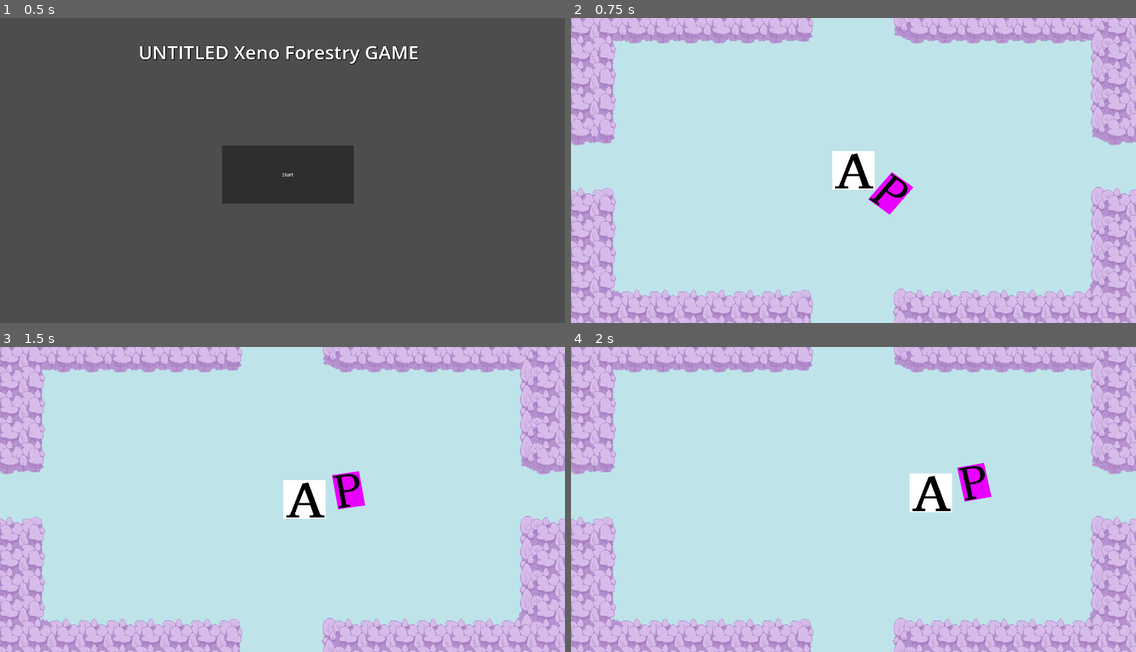
Above: before the commit, frames 1-4 (two rows, left to right).
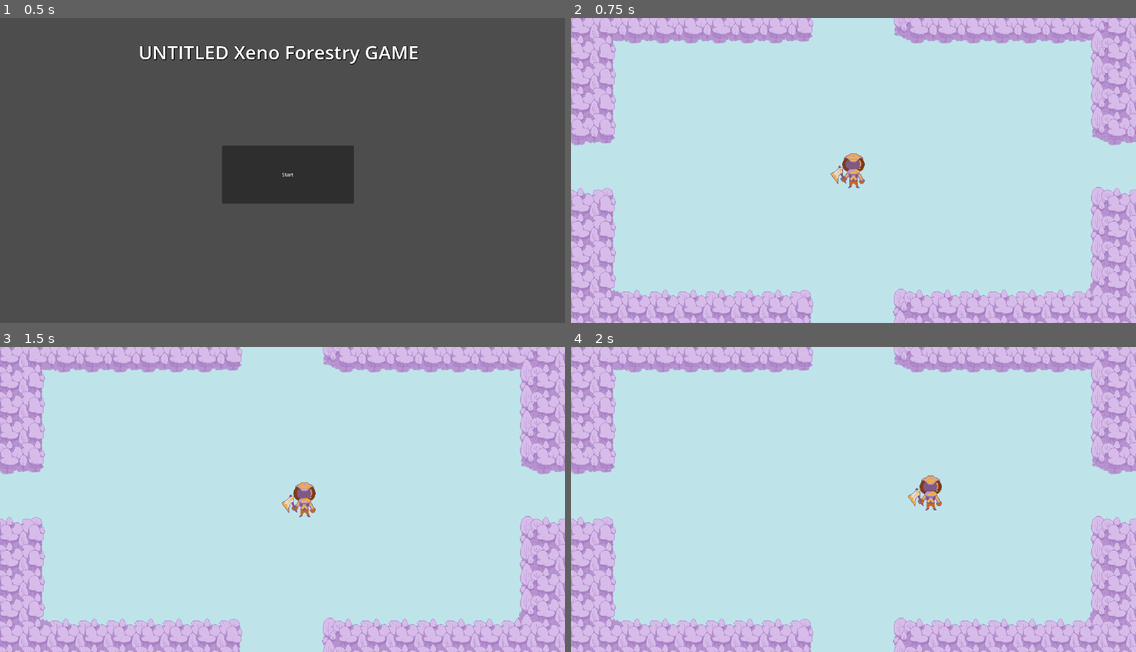
Above: after the commit, the same moments.

Repository: ErdrickBelmont/Buddy_Jam_2024_Team_4
Game: Godot game, scene res://scenes/start_screen.tscn
The game is run twice, just before and just after one commit, with the same random seed, the same clock (stepped at 60 frames per second) and the same inputs.
Inputs (mouse positions are in pixels of both pictures, inside the frame that each line leads up to):
- Up to frame 1 (0.5 s): no input
- Up to frame 2 (0.75 s): click "Start" at 0.5 s
- Up to frame 3 (1.5 s): tap Enter at 1.25 s; move the mouse to (406, 484) at 1.27 s; hold D (ui_right) from 1.28 s (still down); click (406, 484) at 1.35 s
- Up to frame 4 (2 s): keep holding D (ui_right); tap W (ui_up) at 1.52 s

Frame 1 is identical in both runs. In frame 2, 1.5% of the frame differs, in the area x 45-61%, y 43-65%; in frame 3, 1.5%; in frame 4, 1.6%, in the area x 59-75%, y 37-55%.

Commit message:
import player animations

Diff:
--- a/BuddyJam2023_Tree_Game/assets/tilemap/forest-bg/tileset_forest-bg.tres
+++ b/BuddyJam2023_Tree_Game/assets/tilemap/forest-bg/tileset_forest-bg.tres
@@ -110,7 +110,6 @@
 5:2/0/physics_layer_0/linear_velocity = Vector2(0, 0)
 5:2/0/physics_layer_0/angular_velocity = 0.0
 5:2/0/terrains_peering_bit/bottom_left_corner = 1
-5:2/0/terrains_peering_bit/top_right_corner = 1
 
 [sub_resource type="TileSetAtlasSource" id="TileSetAtlasSource_bc0mr"]
 texture = ExtResource("1")
--- a/BuddyJam2023_Tree_Game/scenes/Player.tscn
+++ b/BuddyJam2023_Tree_Game/scenes/Player.tscn
@@ -1,12 +1,393 @@
-[gd_scene load_steps=8 format=3 uid="uid://dd8kuirq1mqtj"]
+[gd_scene load_steps=22 format=3 uid="uid://dd8kuirq1mqtj"]
 
 [ext_resource type="Script" path="res://scripts/player_movement_script.gd" id="1_yfync"]
-[ext_resource type="Texture2D" uid="uid://bm70egjf2gsn6" path="res://assets/sprites/A.jpg" id="2_6s85g"]
+[ext_resource type="Texture2D" uid="uid://idlaemrjsuo2" path="res://assets/sprites/player-sheet.png" id="2_5q48r"]
 [ext_resource type="Script" path="res://scripts/rotateScript.gd" id="3_to5mm"]
 [ext_resource type="Texture2D" uid="uid://b0248501jsv3j" path="res://assets/sprites/P.jpg" id="4_dnj0p"]
 
 [sub_resource type="RectangleShape2D" id="RectangleShape2D_oh4fp"]
-size = Vector2(144, 143)
+size = Vector2(50.5, 115.047)
+
+[sub_resource type="Animation" id="Animation_5ha5c"]
+length = 0.1
+loop_mode = 1
+tracks/0/type = "value"
+tracks/0/imported = false
+tracks/0/enabled = true
+tracks/0/path = NodePath(".:visible")
+tracks/0/interp = 1
+tracks/0/loop_wrap = false
+tracks/0/keys = {
+"times": PackedFloat32Array(0),
+"transitions": PackedFloat32Array(1),
+"update": 1,
+"values": [true]
+}
+tracks/1/type = "value"
+tracks/1/imported = false
+tracks/1/enabled = true
+tracks/1/path = NodePath(".:frame")
+tracks/1/interp = 1
+tracks/1/loop_wrap = false
+tracks/1/keys = {
+"times": PackedFloat32Array(0),
+"transitions": PackedFloat32Array(1),
+"update": 1,
+"values": [0]
+}
+
+[sub_resource type="Animation" id="Animation_1j088"]
+length = 0.1
+loop_mode = 1
+tracks/0/type = "value"
+tracks/0/imported = false
+tracks/0/enabled = true
+tracks/0/path = NodePath(".:visible")
+tracks/0/interp = 1
+tracks/0/loop_wrap = false
+tracks/0/keys = {
+"times": PackedFloat32Array(0),
+"transitions": PackedFloat32Array(1),
+"update": 1,
+"values": [true]
+}
+tracks/1/type = "value"
+tracks/1/imported = false
+tracks/1/enabled = true
+tracks/1/path = NodePath(".:frame")
+tracks/1/interp = 1
+tracks/1/loop_wrap = false
+tracks/1/keys = {
+"times": PackedFloat32Array(0),
+"transitions": PackedFloat32Array(1),
+"update": 1,
+"values": [1]
+}
+
+[sub_resource type="Animation" id="Animation_e81ut"]
+length = 0.1
+loop_mode = 1
+tracks/0/type = "value"
+tracks/0/imported = false
+tracks/0/enabled = true
+tracks/0/path = NodePath(".:visible")
+tracks/0/interp = 1
+tracks/0/loop_wrap = false
+tracks/0/keys = {
+"times": PackedFloat32Array(0),
+"transitions": PackedFloat32Array(1),
+"update": 1,
+"values": [true]
+}
+tracks/1/type = "value"
+tracks/1/imported = false
+tracks/1/enabled = true
+tracks/1/path = NodePath(".:frame")
+tracks/1/interp = 1
+tracks/1/loop_wrap = false
+tracks/1/keys = {
+"times": PackedFloat32Array(0),
+"transitions": PackedFloat32Array(1),
+"update": 1,
+"values": [2]
+}
+
+[sub_resource type="Animation" id="Animation_6hd46"]
+length = 0.1
+loop_mode = 1
+tracks/0/type = "value"
+tracks/0/imported = false
+tracks/0/enabled = true
+tracks/0/path = NodePath(".:visible")
+tracks/0/interp = 1
+tracks/0/loop_wrap = false
+tracks/0/keys = {
+"times": PackedFloat32Array(0),
+"transitions": PackedFloat32Array(1),
+"update": 1,
+"values": [true]
+}
+tracks/1/type = "value"
+tracks/1/imported = false
+tracks/1/enabled = true
+tracks/1/path = NodePath(".:frame")
+tracks/1/interp = 1
+tracks/1/loop_wrap = false
+tracks/1/keys = {
+"times": PackedFloat32Array(0),
+"transitions": PackedFloat32Array(1),
+"update": 1,
+"values": [3]
+}
+
+[sub_resource type="Animation" id="Animation_cu8bn"]
+length = 0.8
+loop_mode = 1
+tracks/0/type = "value"
+tracks/0/imported = false
+tracks/0/enabled = true
+tracks/0/path = NodePath(".:visible")
+tracks/0/interp = 1
+tracks/0/loop_wrap = false
+tracks/0/keys = {
+"times": PackedFloat32Array(0),
+"transitions": PackedFloat32Array(1),
+"update": 1,
+"values": [true]
+}
+tracks/1/type = "value"
+tracks/1/imported = false
+tracks/1/enabled = true
+tracks/1/path = NodePath(".:frame")
+tracks/1/interp = 1
+tracks/1/loop_wrap = false
+tracks/1/keys = {
+"times": PackedFloat32Array(0, 0.1, 0.2, 0.3, 0.4, 0.5, 0.6, 0.7),
+"transitions": PackedFloat32Array(1, 1, 1, 1, 1, 1, 1, 1),
+"update": 1,
+"values": [4, 5, 6, 7, 8, 9, 10, 11]
+}
+
+[sub_resource type="Animation" id="Animation_jebct"]
+length = 0.8
+loop_mode = 1
+tracks/0/type = "value"
+tracks/0/imported = false
+tracks/0/enabled = true
+tracks/0/path = NodePath(".:visible")
+tracks/0/interp = 1
+tracks/0/loop_wrap = false
+tracks/0/keys = {
+"times": PackedFloat32Array(0),
+"transitions": PackedFloat32Array(1),
+"update": 1,
+"values": [true]
+}
+tracks/1/type = "value"
+tracks/1/imported = false
+tracks/1/enabled = true
+tracks/1/path = NodePath(".:frame")
+tracks/1/interp = 1
+tracks/1/loop_wrap = false
+tracks/1/keys = {
+"times": PackedFloat32Array(0, 0.1, 0.2, 0.3, 0.4, 0.5, 0.6, 0.7),
+"transitions": PackedFloat32Array(1, 1, 1, 1, 1, 1, 1, 1),
+"update": 1,
+"values": [12, 13, 14, 15, 16, 17, 18, 19]
+}
+
+[sub_resource type="Animation" id="Animation_jl3bf"]
+length = 0.8
+loop_mode = 1
+tracks/0/type = "value"
+tracks/0/imported = false
+tracks/0/enabled = true
+tracks/0/path = NodePath(".:visible")
+tracks/0/interp = 1
+tracks/0/loop_wrap = false
+tracks/0/keys = {
+"times": PackedFloat32Array(0),
+"transitions": PackedFloat32Array(1),
+"update": 1,
+"values": [true]
+}
+tracks/1/type = "value"
+tracks/1/imported = false
+tracks/1/enabled = true
+tracks/1/path = NodePath(".:frame")
+tracks/1/interp = 1
+tracks/1/loop_wrap = false
+tracks/1/keys = {
+"times": PackedFloat32Array(0, 0.1, 0.2, 0.3, 0.4, 0.5, 0.6, 0.7),
+"transitions": PackedFloat32Array(1, 1, 1, 1, 1, 1, 1, 1),
+"update": 1,
+"values": [20, 21, 22, 23, 24, 25, 26, 27]
+}
+
+[sub_resource type="Animation" id="Animation_ytdf0"]
+length = 0.8
+loop_mode = 1
+tracks/0/type = "value"
+tracks/0/imported = false
+tracks/0/enabled = true
+tracks/0/path = NodePath(".:visible")
+tracks/0/interp = 1
+tracks/0/loop_wrap = false
+tracks/0/keys = {
+"times": PackedFloat32Array(0),
+"transitions": PackedFloat32Array(1),
+"update": 1,
+"values": [true]
+}
+tracks/1/type = "value"
+tracks/1/imported = false
+tracks/1/enabled = true
+tracks/1/path = NodePath(".:frame")
+tracks/1/interp = 1
+tracks/1/loop_wrap = false
+tracks/1/keys = {
+"times": PackedFloat32Array(0, 0.1, 0.2, 0.3, 0.4, 0.5, 0.6, 0.7),
+"transitions": PackedFloat32Array(1, 1, 1, 1, 1, 1, 1, 1),
+"update": 1,
+"values": [28, 29, 30, 31, 32, 33, 34, 35]
+}
+
+[sub_resource type="Animation" id="Animation_44v7j"]
+length = 0.8
+loop_mode = 1
+tracks/0/type = "value"
+tracks/0/imported = false
+tracks/0/enabled = true
+tracks/0/path = NodePath(".:visible")
+tracks/0/interp = 1
+tracks/0/loop_wrap = false
+tracks/0/keys = {
+"times": PackedFloat32Array(0),
+"transitions": PackedFloat32Array(1),
+"update": 1,
+"values": [true]
+}
+tracks/1/type = "value"
+tracks/1/imported = false
+tracks/1/enabled = true
+tracks/1/path = NodePath(".:frame")
+tracks/1/interp = 1
+tracks/1/loop_wrap = false
+tracks/1/keys = {
+"times": PackedFloat32Array(0, 0.1, 0.2, 0.3, 0.4, 0.5, 0.6, 0.7),
+"transitions": PackedFloat32Array(1, 1, 1, 1, 1, 1, 1, 1),
+"update": 1,
+"values": [36, 37, 38, 39, 40, 41, 42, 43]
+}
+
+[sub_resource type="Animation" id="Animation_tokl2"]
+length = 0.4
+loop_mode = 1
+tracks/0/type = "value"
+tracks/0/imported = false
+tracks/0/enabled = true
+tracks/0/path = NodePath(".:visible")
+tracks/0/interp = 1
+tracks/0/loop_wrap = false
+tracks/0/keys = {
+"times": PackedFloat32Array(0),
+"transitions": PackedFloat32Array(1),
+"update": 1,
+"values": [true]
+}
+tracks/1/type = "value"
+tracks/1/imported = false
+tracks/1/enabled = true
+tracks/1/path = NodePath(".:frame")
+tracks/1/interp = 1
+tracks/1/loop_wrap = false
+tracks/1/keys = {
+"times": PackedFloat32Array(0, 0.1, 0.2, 0.3),
+"transitions": PackedFloat32Array(1, 1, 1, 1),
+"update": 1,
+"values": [44, 45, 46, 47]
+}
+
+[sub_resource type="Animation" id="Animation_17gwu"]
+length = 0.4
+loop_mode = 1
+tracks/0/type = "value"
+tracks/0/imported = false
+tracks/0/enabled = true
+tracks/0/path = NodePath(".:visible")
+tracks/0/interp = 1
+tracks/0/loop_wrap = false
+tracks/0/keys = {
+"times": PackedFloat32Array(0),
+"transitions": PackedFloat32Array(1),
+"update": 1,
+"values": [true]
+}
+tracks/1/type = "value"
+tracks/1/imported = false
+tracks/1/enabled = true
+tracks/1/path = NodePath(".:frame")
+tracks/1/interp = 1
+tracks/1/loop_wrap = false
+tracks/1/keys = {
+"times": PackedFloat32Array(0, 0.1, 0.2, 0.3),
+"transitions": PackedFloat32Array(1, 1, 1, 1),
+"update": 1,
+"values": [48, 49, 50, 51]
+}
+
+[sub_resource type="Animation" id="Animation_pok0x"]
+length = 0.4
+loop_mode = 1
+tracks/0/type = "value"
+tracks/0/imported = false
+tracks/0/enabled = true
+tracks/0/path = NodePath(".:visible")
+tracks/0/interp = 1
+tracks/0/loop_wrap = false
+tracks/0/keys = {
+"times": PackedFloat32Array(0),
+"transitions": PackedFloat32Array(1),
+"update": 1,
+"values": [true]
+}
+tracks/1/type = "value"
+tracks/1/imported = false
+tracks/1/enabled = true
+tracks/1/path = NodePath(".:frame")
+tracks/1/interp = 1
+tracks/1/loop_wrap = false
+tracks/1/keys = {
+"times": PackedFloat32Array(0, 0.1, 0.2, 0.3),
+"transitions": PackedFloat32Array(1, 1, 1, 1),
+"update": 1,
+"values": [52, 53, 54, 55]
+}
+
+[sub_resource type="Animation" id="Animation_hjwrc"]
+length = 0.4
+loop_mode = 1
+tracks/0/type = "value"
+tracks/0/imported = false
+tracks/0/enabled = true
+tracks/0/path = NodePath(".:visible")
+tracks/0/interp = 1
+tracks/0/loop_wrap = false
+tracks/0/keys = {
+"times": PackedFloat32Array(0),
+"transitions": PackedFloat32Array(1),
+"update": 1,
+"values": [true]
+}
+tracks/1/type = "value"
+tracks/1/imported = false
+tracks/1/enabled = true
+tracks/1/path = NodePath(".:frame")
+tracks/1/interp = 1
+tracks/1/loop_wrap = false
+tracks/1/keys = {
+"times": PackedFloat32Array(0, 0.1, 0.2, 0.3),
+"transitions": PackedFloat32Array(1, 1, 1, 1),
+"update": 1,
+"values": [56, 57, 58, 59]
+}
+
+[sub_resource type="AnimationLibrary" id="AnimationLibrary_llosr"]
+_data = {
+"back": SubResource("Animation_1j088"),
+"back swing": SubResource("Animation_17gwu"),
+"back_walk": SubResource("Animation_44v7j"),
+"front": SubResource("Animation_5ha5c"),
+"front_swing": SubResource("Animation_tokl2"),
+"front_walk": SubResource("Animation_ytdf0"),
+"left": SubResource("Animation_e81ut"),
+"left_swing": SubResource("Animation_hjwrc"),
+"left_walk": SubResource("Animation_jebct"),
+"right": SubResource("Animation_6hd46"),
+"right_swing": SubResource("Animation_pok0x"),
+"right_walk": SubResource("Animation_jl3bf"),
+"right_walk_no_axe": SubResource("Animation_cu8bn")
+}
 
 [sub_resource type="CircleShape2D" id="CircleShape2D_pnqhg"]
 radius = 72.9831
@@ -25,17 +406,47 @@
 [node name="Area2D2" type="Area2D" parent="."]
 
 [node name="charCollider" type="CollisionShape2D" parent="Area2D2"]
+position = Vector2(-0.75, 5.75)
 shape = SubResource("RectangleShape2D_oh4fp")
 
-[node name="Sprite2D" type="Sprite2D" parent="Area2D2/charCollider"]
-scale = Vector2(0.521739, 0.390374)
-texture = ExtResource("2_6s85g")
+[node name="AnimationPlayer" type="AnimationPlayer" parent="Area2D2"]
+root_node = NodePath("../Sprite2D")
+libraries = {
+"": SubResource("AnimationLibrary_llosr")
+}
+
+[node name="Sprite2D" type="Sprite2D" parent="Area2D2"]
+texture_filter = 1
+position = Vector2(-16, 0.75)
+texture = ExtResource("2_5q48r")
+hframes = 8
+vframes = 8
+metadata/_aseprite_wizard_config_ = {
+"i_mode": -1,
+"keep_anim_length": false,
+"layer": "",
+"o_ex_p": "",
+"o_folder": "res://assets/sprites",
+"o_name": "player-sheet.png",
+"only_visible": true,
+"player": "Area2D2/AnimationPlayer",
+"slice": "",
+"source": "res://assets_src/art/player_flat.aseprite"
+}
+metadata/_aseprite_wizard_interface_config_ = {
+"animation_section": false,
+"layer_section": true,
+"output_section": true,
+"slice_section": true
+}
+metadata/_aseprite_wizard_source_file_hash_ = "8d16e988b5ba3840f34ee22df208ef18"
 
 [node name="Camera2D" type="Camera2D" parent="."]
 visible = false
 position = Vector2(576, 321)
 
 [node name="OrbitHolder" type="CollisionShape2D" parent="." groups=["playerCursor"]]
+visible = false
 position = Vector2(0.1875, -0.3125)
 shape = SubResource("CircleShape2D_pnqhg")
 script = ExtResource("3_to5mm")
Binary file changed: BuddyJam2023_Tree_Game/assets/sprites/player-sheet.png
Not shown, changed: BuddyJam2023_Tree_Game/.gitignore
